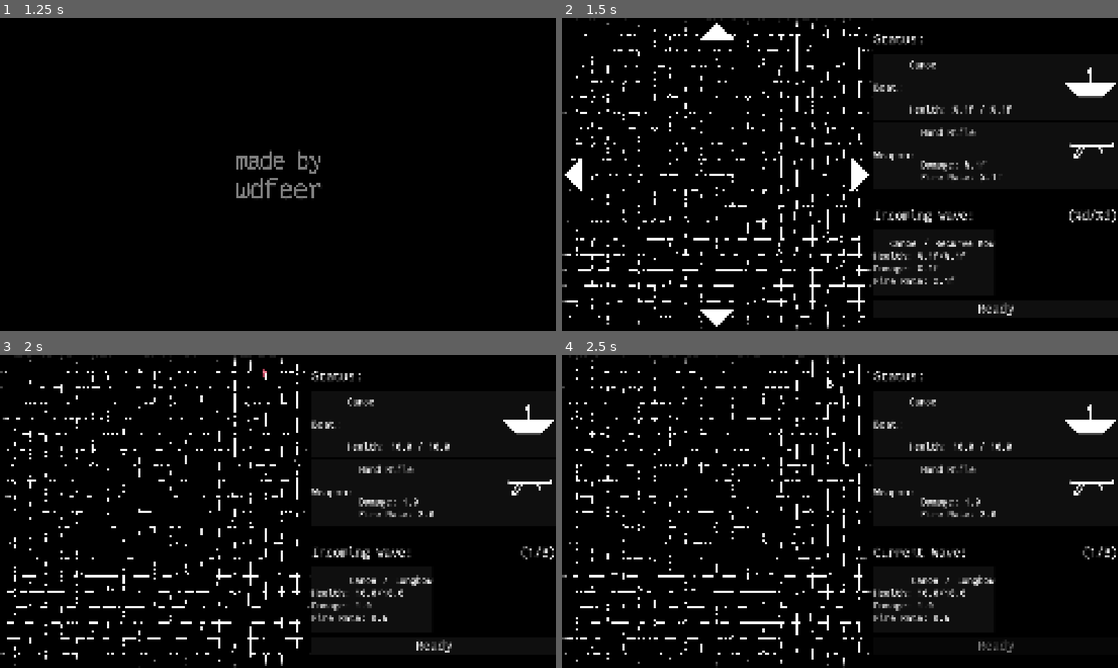
Above: before the commit, frames 1-4 (two rows, left to right).
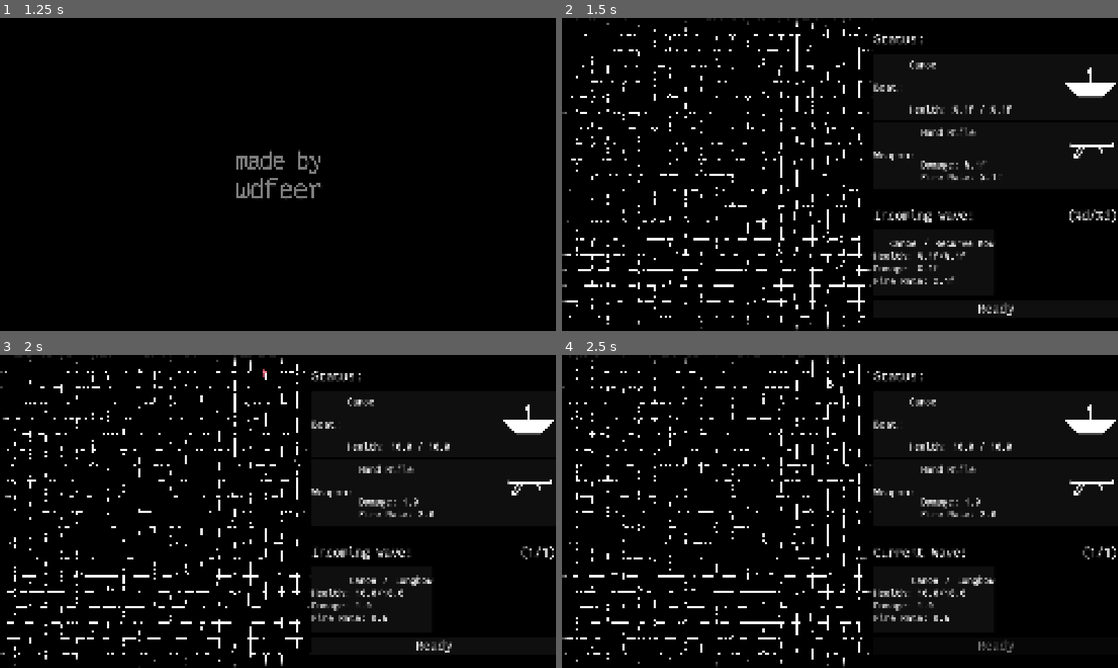
Above: after the commit, the same moments.

Repository: wdfeer/seabattle
Game: Godot game, scene res://src/splash.tscn
Two runs of this game, one before a commit and one after it. Both use one fixed random seed, a clock stepped at 60 frames per second and the inputs below.
Inputs (mouse positions are in pixels of both pictures, inside the frame that each line leads up to):
- Up to frame 1 (1.25 s): move the mouse to (400, 158) at 0.52 s; press the mouse at (400, 158) at 0.53 s; hold D (right) from 0.53 s (still down)
- Up to frame 2 (1.5 s): move the mouse to (728, 190) at 1.27 s; release D (right) at 1.28 s; release the mouse at (728, 190) at 1.28 s; hold S (down) from 1.28 s (still down); tap C (switch_control_mode) at 1.35 s
- Up to frame 3 (2 s): keep holding S (down)
- Up to frame 4 (2.5 s): release S (down) at 2 s; click "Ready" at 2 s

Frame 1 is identical in both runs. In frame 2, 0.7% of the frame differs, in the area x 0-56%, y 1-99%; in frame 3, less than 0.1%; in frame 4, less than 0.1%.

Commit message:
Reduce wave count to 1 per sector

Diff:
--- a/src/game.tscn
+++ b/src/game.tscn
@@ -85,6 +85,7 @@
 position = Vector2(720, 720)
 
 [node name="NextSectorRight" type="Area2D" parent="Sea"]
+visible = false
 position = Vector2(1340, 720)
 script = ExtResource("10_xxpr6")
 direction = Vector2i(1, 0)
@@ -96,6 +97,7 @@
 polygon = PackedVector2Array(0, -80, 80, 0, 0, 80)
 
 [node name="NextSectorLeft" type="Area2D" parent="Sea"]
+visible = false
 position = Vector2(100, 720)
 rotation = 3.14159
 script = ExtResource("10_xxpr6")
@@ -108,6 +110,7 @@
 polygon = PackedVector2Array(0, -80, 80, 0, 0, 80)
 
 [node name="NextSectorUp" type="Area2D" parent="Sea"]
+visible = false
 position = Vector2(720, 100)
 rotation = -1.5708
 script = ExtResource("10_xxpr6")
@@ -120,6 +123,7 @@
 polygon = PackedVector2Array(0, -80, 80, 0, 0, 80)
 
 [node name="NextSectorDown" type="Area2D" parent="Sea"]
+visible = false
 position = Vector2(720, 1340)
 rotation = 1.5708
 script = ExtResource("10_xxpr6")
--- a/src/next_sector.gd
+++ b/src/next_sector.gd
@@ -9,5 +9,5 @@
 func _on_body_entered(body: Node2D) -> void:
 	if body is Boat and body.team == Boat.Team.Player:
 		var pos = Sectors.current + direction
-		Sectors.sectors.get_or_add(pos, 3)
+		Sectors.sectors.get_or_add(pos, 1)
 		Sectors.current = pos
--- a/src/static/sectors.gd
+++ b/src/static/sectors.gd
@@ -2,17 +2,5 @@
 
 static var current: Vector2i = Vector2i.ZERO
 static var sectors: Dictionary = {
-	Vector2i.ZERO: 3
+	Vector2i.ZERO: 1
 }
-
-# TODO: use this to generate sectors in all directions
-static func generate_sectors(around: Vector2i):
-	if !sectors.has(around):
-		printerr("sector", around, "doesn't exist!")
-	else:
-		sectors.merge({
-			around + Vector2i.UP: 3,
-			around + Vector2i.DOWN: 3,
-			around + Vector2i.LEFT: 3,
-			around + Vector2i.RIGHT: 3
-		})
